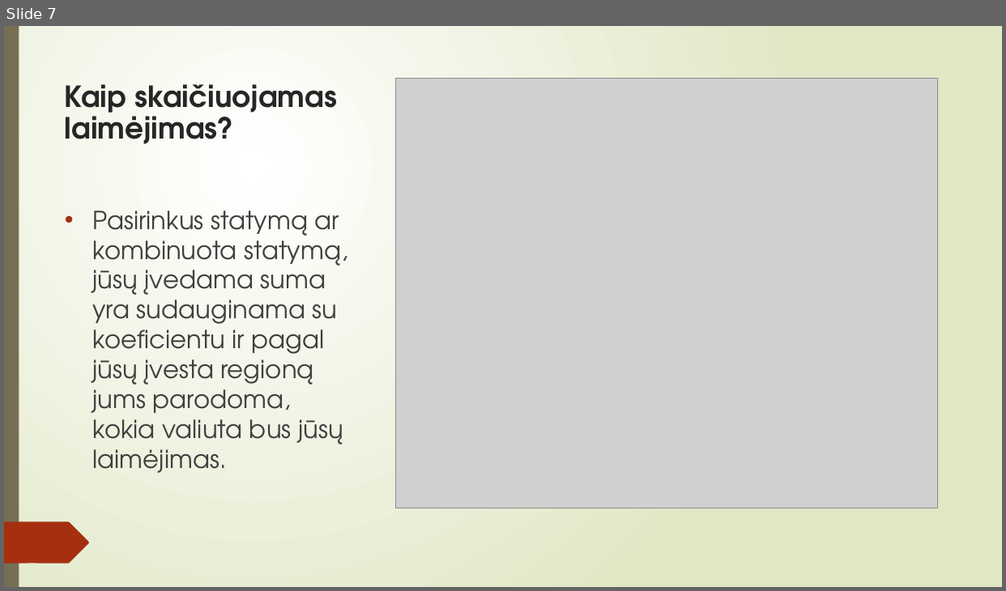
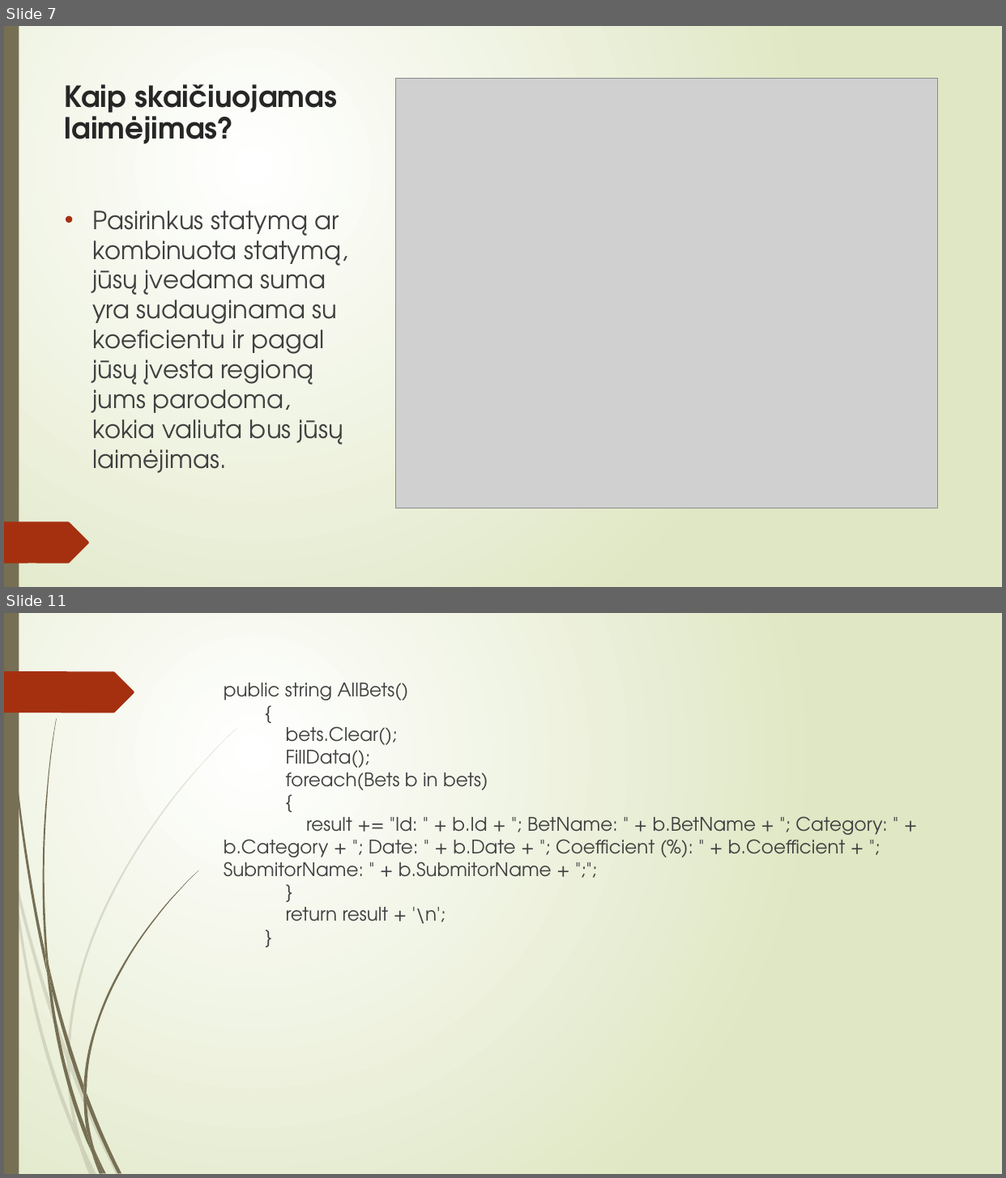
Before and after one commit to PetrasBukelis/WebServiceFinalProject, a slide deck: Bets4You Pristatymas.pptx. Shown one above the other, each under a label of ours: slide 7 before the commit, slides 7 and 11 after it; the slides between them are not shown. The pictures are 1006x591 and 1006x1178 pixels, drawn with LibreOffice and Linux fonts; fonts in the diff are those of the drawing; grey boxes stand for pictures. Boxes give left, top, right and bottom in pixels: in the first picture for what was removed or moved away, otherwise in the second. Text is boxed around its words. In the diff, an @@ line names an element or a change of style, - is before the commit and + after.

```diff
--- a/Bets4You Pristatymas.pptx
+++ b/Bets4You Pristatymas.pptx
@@ slide 11 added at box(4, 613, 1002, 1174), background gradient #FFFFFF to #DFE8C4; not listed: 23 template elements that a slide beside it also shows @@
@@ rectangle added at box(4, 613, 19, 1174), fill #766F54 @@
@@ text added at box(224, 683, 887, 924), 18 pt, text #404040 @@
+public string AllBets()
+{
+bets.Clear();
+FillData();
+foreach(Bets b in bets)
+{
+result += "Id: " + b.Id + "; BetName: " + b.BetName + "; Category: " + b.Category + "; Date: " + b.Date + "; Coefficient (%): " + b.Coefficient + "; SubmitorName: " + b.SubmitorName + ";";
+}
+return result + '\n';
+}
```
Also in this commit, not shown: 13 other slides added.
